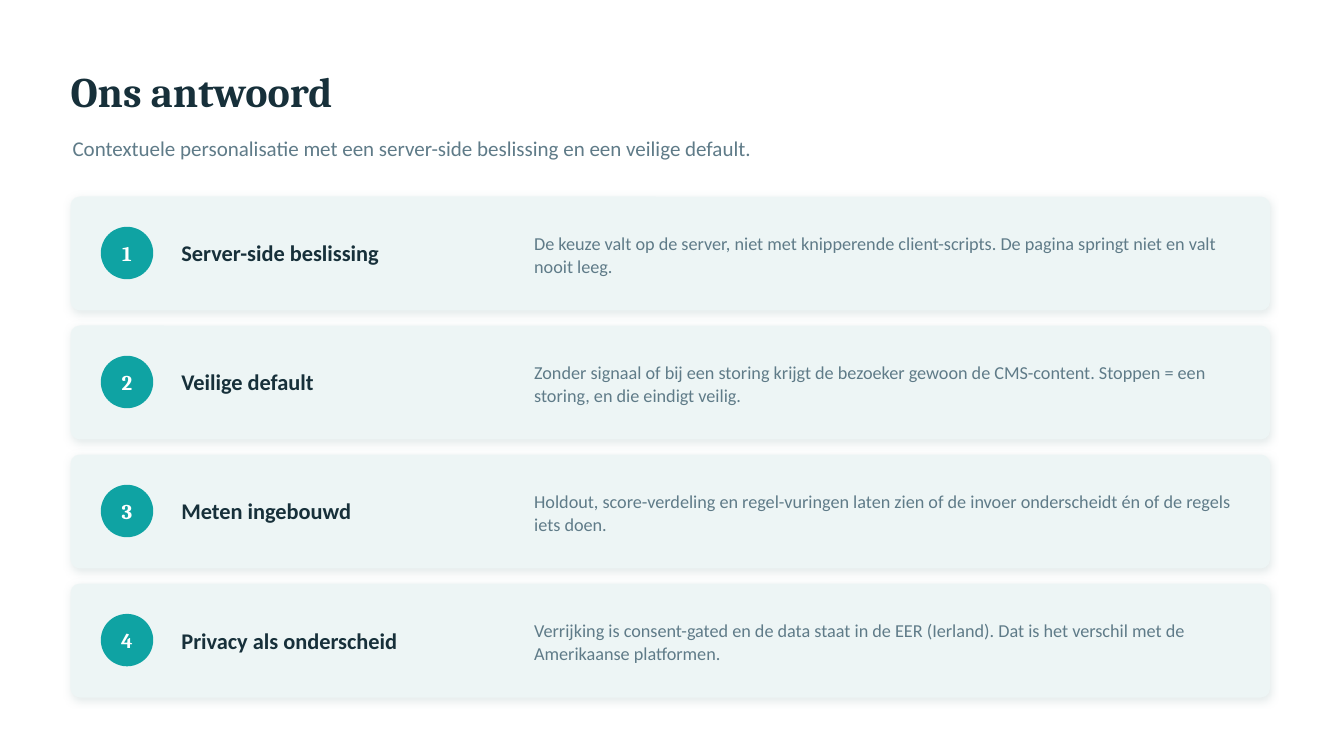
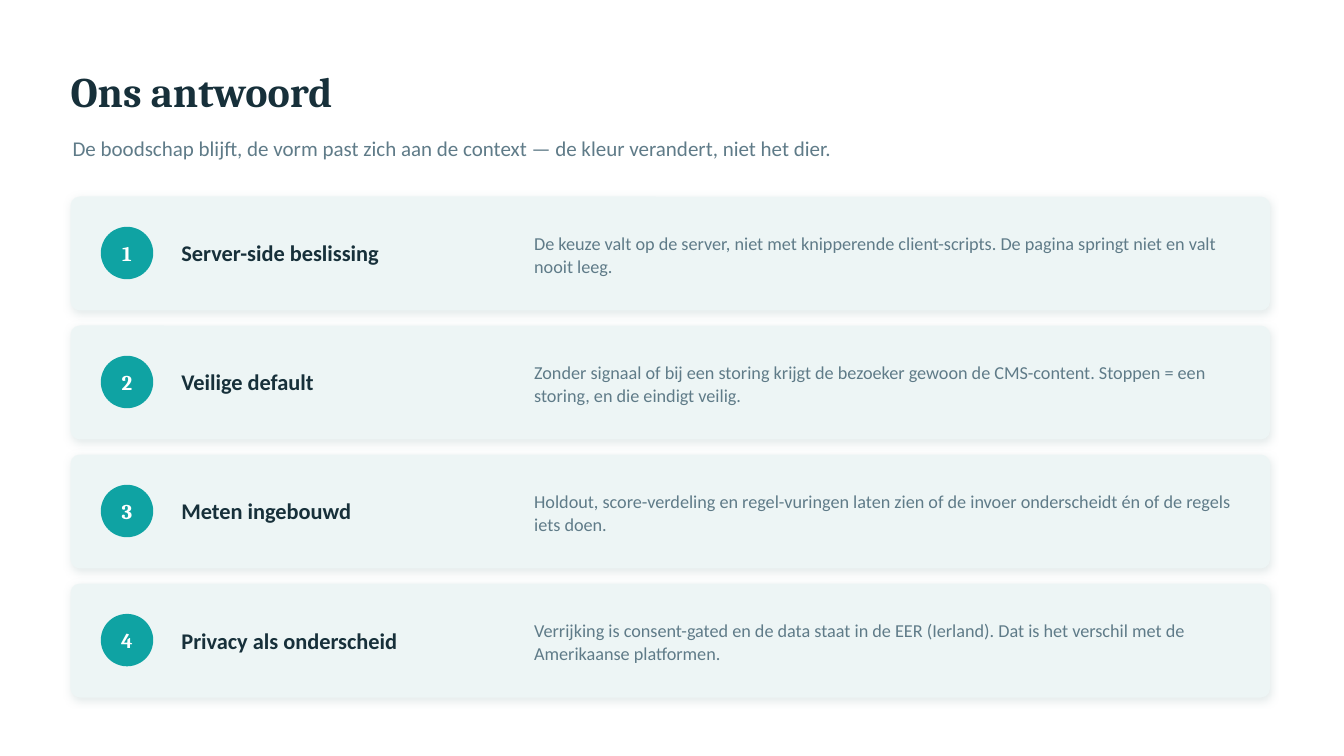
Before and after one commit to jmulders/mister-chameleon, a slide deck: slide 5 of docs/mister-chameleon-demo.pptx. Drawn at 1344x756 pixels with LibreOffice and Linux fonts; fonts in the diff are those of the drawing. Boxes give left, top, right and bottom in pixels: in the first picture for what was removed or moved away, otherwise in the second. Text is boxed around its words. In the diff, an @@ line names an element or a change of style, - is before the commit and + after.

```diff
--- a/docs/mister-chameleon-demo.pptx
+++ b/docs/mister-chameleon-demo.pptx
@@ text at <box>73,141,831,160</box>: text changed @@
-Contextuele personalisatie met een server-side beslissing en een veilige default.
+De boodschap blijft, de vorm past zich aan de context — de kleur verandert, niet het dier.
```
Also in this commit, not shown: 1 slide added, 1 slide removed, 1 other file.
